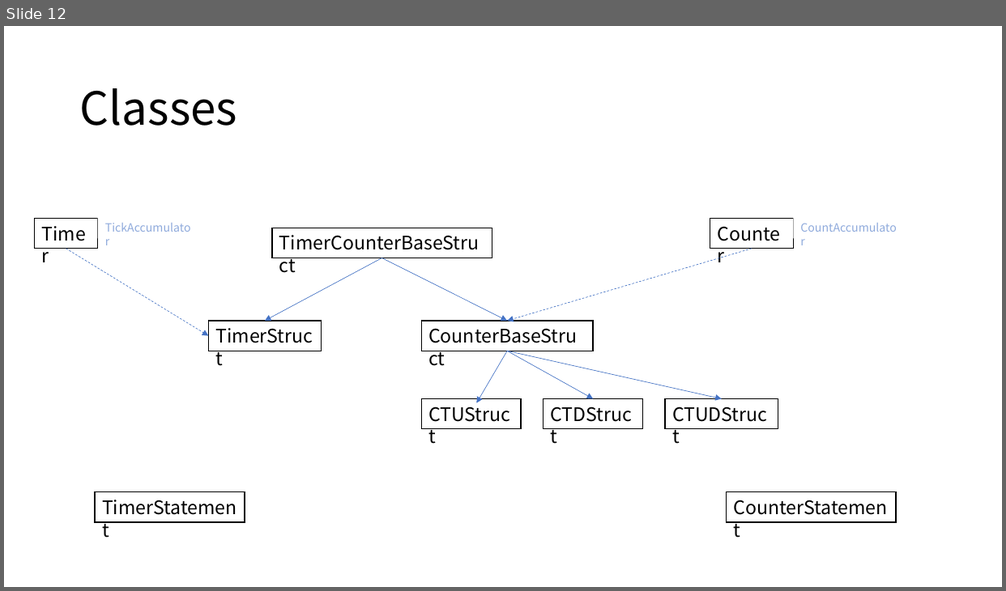
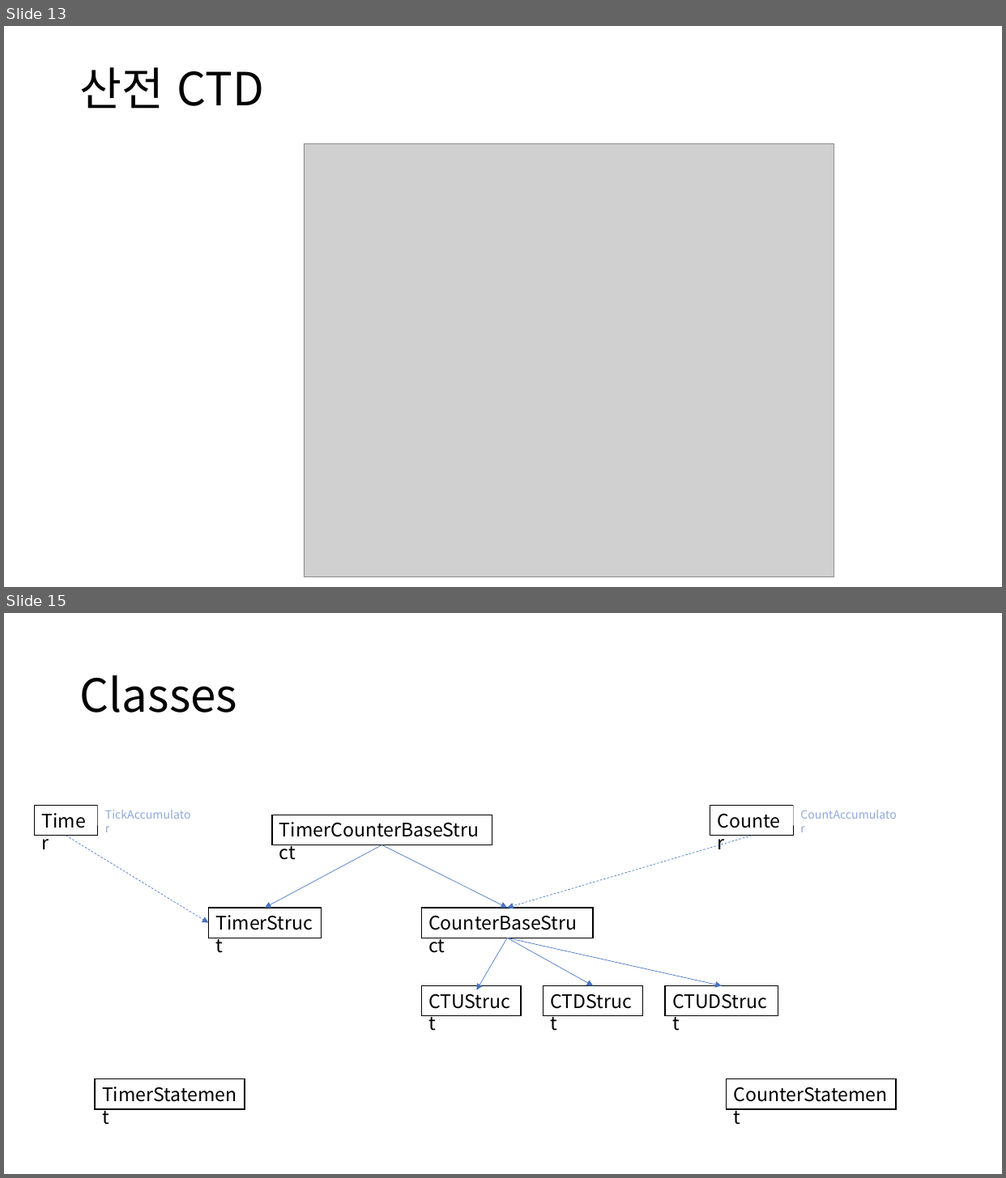
Before and after one commit to DualsoftDev/ds, a slide deck: DsDotNet/src/Engine/Engine.Core/Timer.pptx. Shown one above the other, each under a label of ours: slide 12 before the commit, slides 13 and 15 after it; the slides between them are not shown. The pictures are 1006x591 and 1006x1178 pixels, drawn with LibreOffice and Linux fonts; fonts in the diff are those of the drawing; grey boxes stand for pictures. Boxes give left, top, right and bottom in pixels: in the first picture for what was removed or moved away, otherwise in the second. Text is boxed around its words. In the diff, an @@ line names an element or a change of style, - is before the commit and + after.

```diff
--- a/DsDotNet/src/Engine/Engine.Core/Timer.pptx
+++ b/DsDotNet/src/Engine/Engine.Core/Timer.pptx
@@ slide 13 added at bbox=[4, 26, 1002, 587], background #FFFFFF @@
@@ title added at bbox=[80, 67, 265, 109], 44 pt, text #000000 @@
+산전 CTD
@@ picture added at bbox=[304, 143, 833, 577] @@
@@ what was slide 12 is now slide 15 @@
```
Also in this commit, not shown: 1 slide changed, 4 other slides added, 5 other files.
